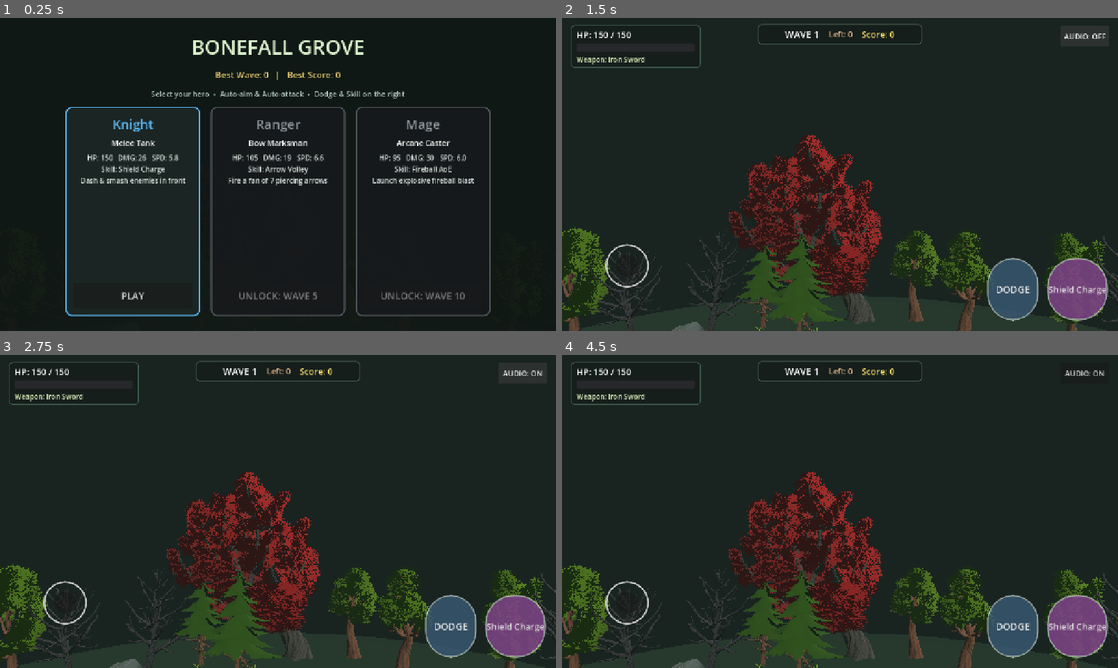
Above: before the commit, frames 1-4 (two rows, left to right).
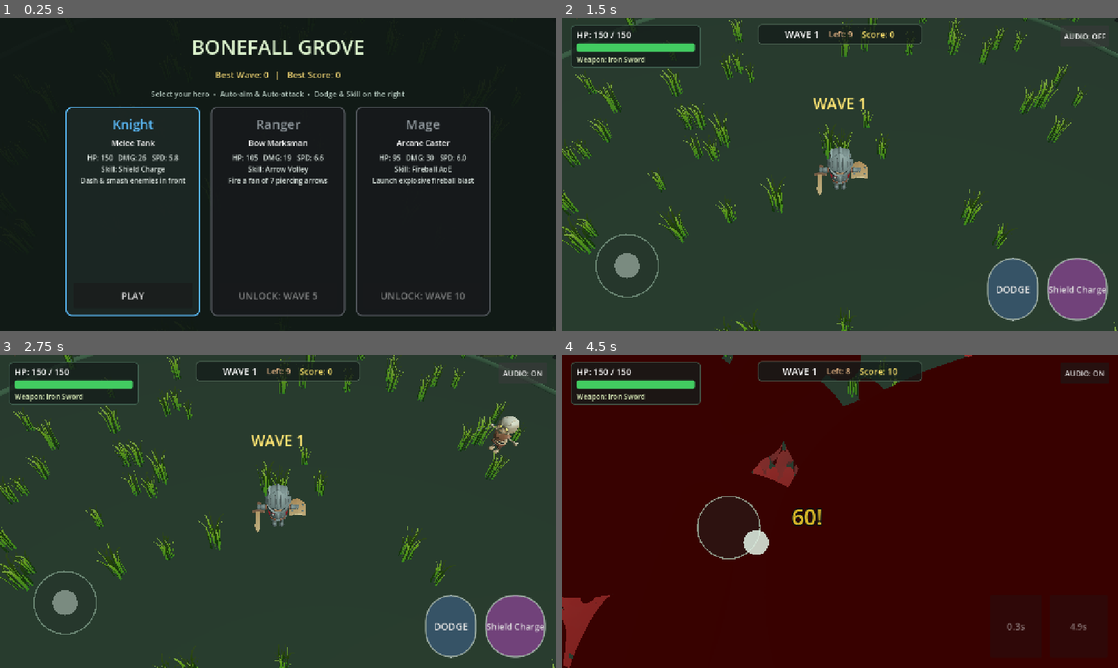
Above: after the commit, the same moments.

Repository: MuhamadRahfan/Project-3D
Game: Godot game, scene res://scenes/Main.tscn
The game is run twice, just before and just after one commit, with the same random seed, the same clock (stepped at 60 frames per second) and the same inputs. Sound files missing from this copy of the repository are replaced by a short silence.
Inputs (mouse positions are in pixels of both pictures, inside the frame that each line leads up to):
- Up to frame 1 (0.25 s): no input
- Up to frame 2 (1.5 s): click "PLAY" at 0.5 s; click "AUDIO: ON" at 1.25 s
- Up to frame 3 (2.75 s): click "AUDIO: OFF" at 2 s
- Up to frame 4 (4.5 s): click "DODGE" at 2.75 s; tap Enter (ui_accept) at 3.5, 3.77 s; move the mouse to (962, 495) at 3.52 s; hold Right (ui_right) 3.53-4.25 s; click (962, 495) at 3.67 s; drag from (728, 527) to (812, 574) at 4.27 s

The runs differ from the first frame. In frame 2, 21% of the frame differs, in the area x 0-100%, y 0-100%; in frame 3, 21%; in frame 4, 88%.
Error before the commit: Parse Error: Cannot infer the type of "eid" variable because the value doesn't have a set type. (res://scripts/player.gd:417)

Commit message:
Fix TouchJoystick class_name collision and eid type inference in player.gd

Diff:
--- a/scripts/hud.gd
+++ b/scripts/hud.gd
@@ -5,7 +5,7 @@
 signal skill_pressed
 signal pause_menu_requested
 
-var joystick: VirtualJoystick = null
+var joystick: TouchJoystick = null
 
 var _hp_bar: ProgressBar = null
 var _hp_label: Label = null
@@ -155,7 +155,7 @@
 	root.add_child(_banner_label)
 
 	# Bottom-left virtual joystick
-	joystick = VirtualJoystick.new()
+	joystick = TouchJoystick.new()
 	joystick.anchor_top = 1.0
 	joystick.anchor_bottom = 1.0
 	joystick.offset_left = 20
--- a/scripts/joystick.gd
+++ b/scripts/joystick.gd
@@ -1,4 +1,4 @@
-class_name VirtualJoystick
+class_name TouchJoystick
 extends Control
 
 @export var max_radius: float = 72.0
--- a/scripts/player.gd
+++ b/scripts/player.gd
@@ -411,10 +411,11 @@
 func _check_shield_charge_hits() -> void:
 	var dmg := base_damage * weapon_dmg_mult * 2.3
 	var enemies: Array = _arena_ref.get_active_enemies()
-	for e in enemies:
-		if not e.is_targetable():
+	for e_v in enemies:
+		var e := e_v as Enemy
+		if e == null or not e.is_targetable():
 			continue
-		var eid := e.get_instance_id()
+		var eid: int = e.get_instance_id()
 		if _charge_hit_ids.has(eid):
 			continue
 		var diff: Vector3 = e.global_position - global_position
